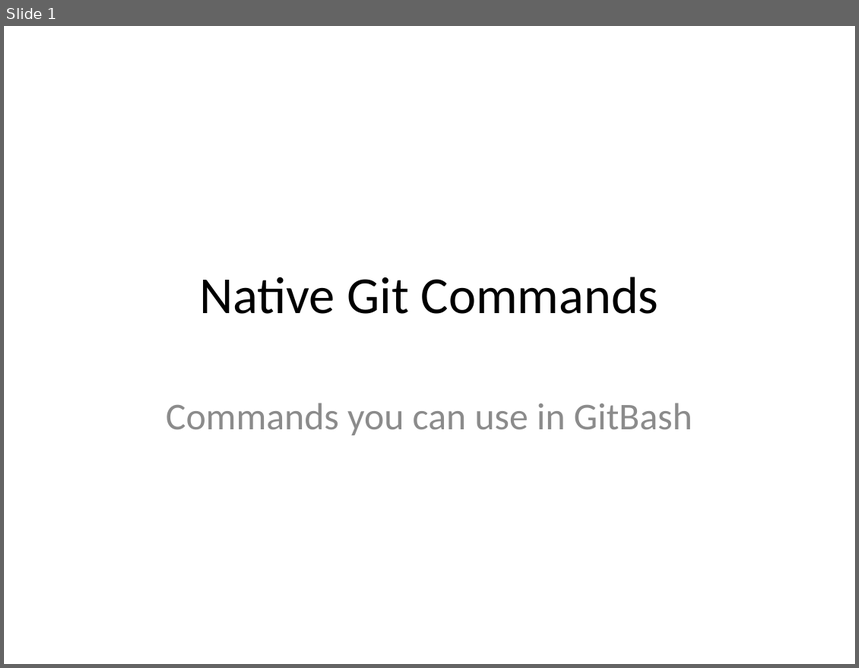
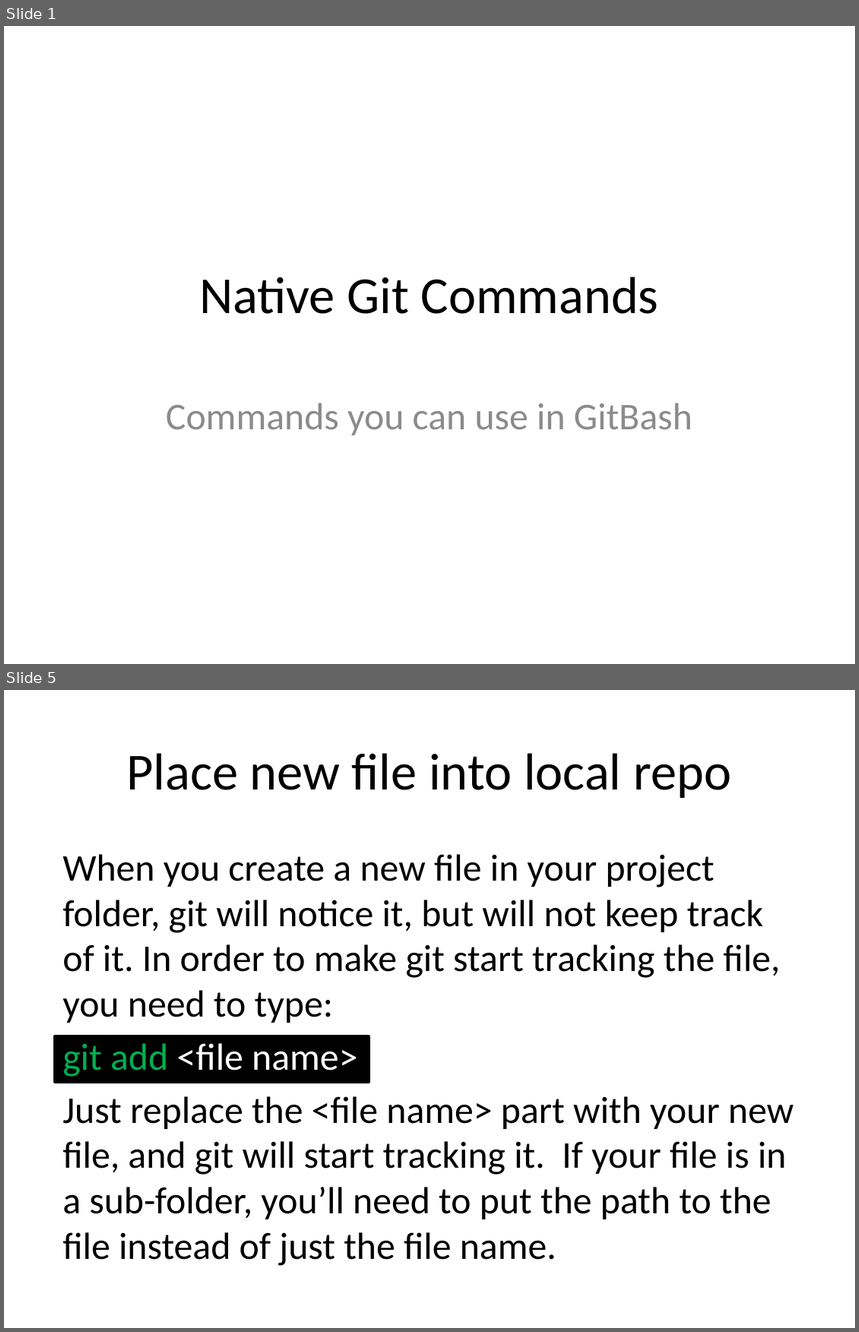
Before and after one commit to JaceTan/programming-notes, a slide deck: Native Git Commands.pptx. Shown one above the other, each under a label of ours: slide 1 before the commit, slides 1 and 5 after it; the slides between them are not shown. The pictures are 859x668 and 859x1332 pixels, drawn with LibreOffice and Linux fonts; fonts in the diff are those of the drawing. Boxes give left, top, right and bottom in pixels: in the first picture for what was removed or moved away, otherwise in the second. Text is boxed around its words. In the diff, an @@ line names an element or a change of style, - is before the commit and + after.

Commit message:
changed the titles within the ppt files

```diff
--- a/Native Git Commands.pptx
+++ b/Native Git Commands.pptx
@@ slide 5 added at <box>4,690,855,1328</box>, background #FFFFFF @@
@@ title added at <box>127,753,731,798</box>, 44 pt, text #000000 @@
+Place new file into local repo
@@ text added at <box>63,854,794,1266</box>, 32 pt, text #000000 @@
+When you create a new file in your project folder, git will notice it, but will not keep track of it. In order to make git start tracking the file, you need to type:
+git add <file name>
+Just replace the <file name> part with your new file, and git will start tracking it. If your file is in a sub-folder, you’ll need to put the path to the file instead of just the file name.
@@ rectangle added at <box>54,1036,369,1082</box>, fill #000000, outline #000000 2 pt @@
```
Also in this commit, not shown: 1 slide changed, 12 other slides added, 4 slides removed, 4 other files.
